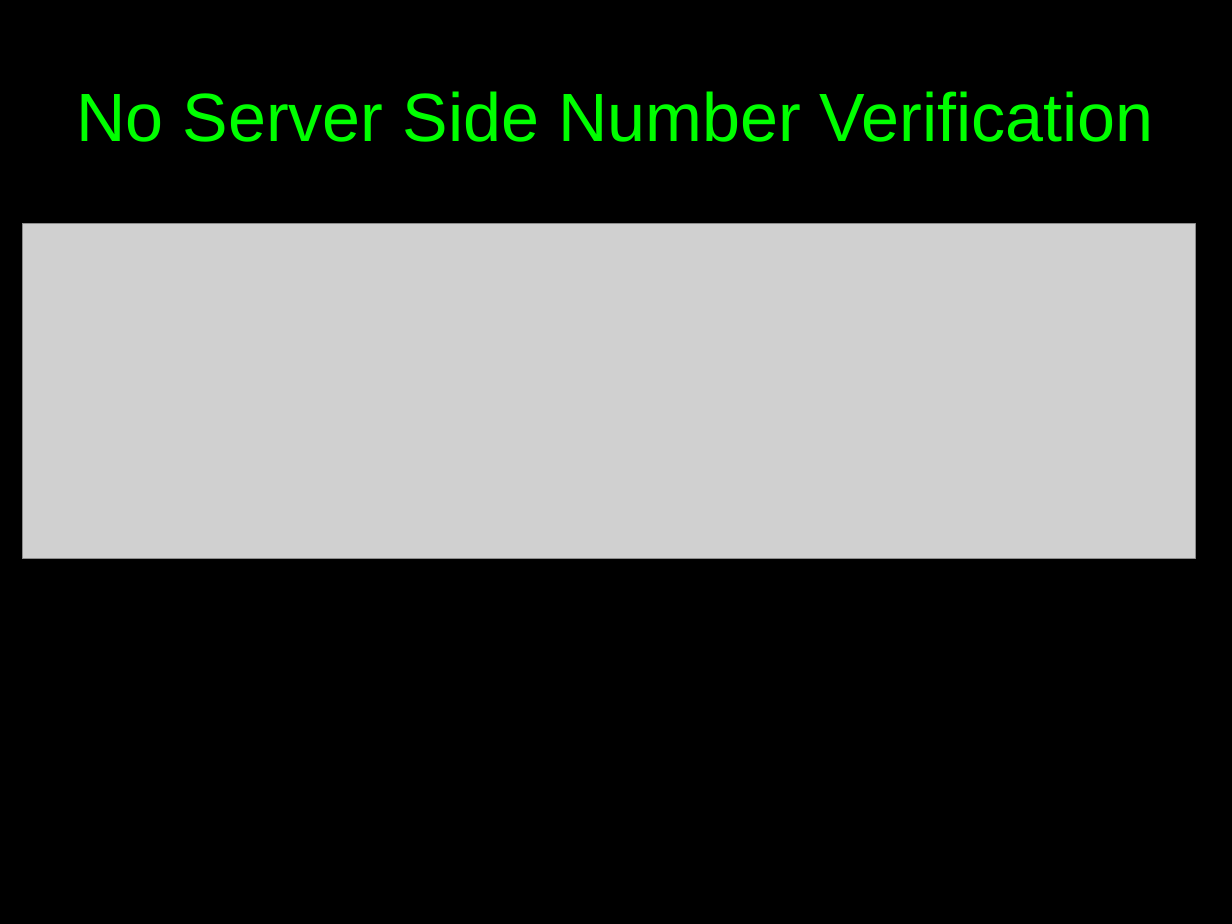
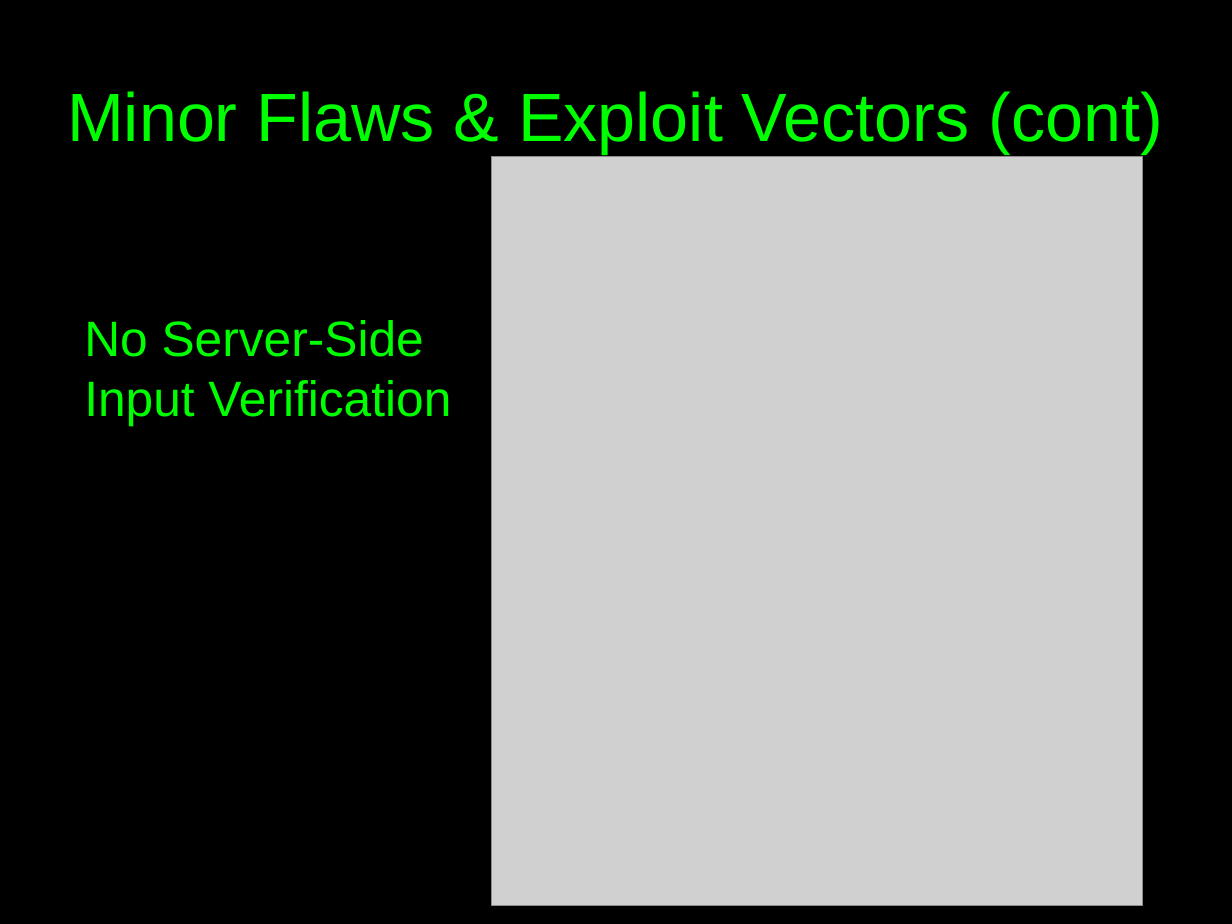
Before and after one commit to c00w/Crypto-Final-Project, a slide deck: slide 5 of Attack Presentation.odp (slide 3 before the commit). Drawn at 1232x924 pixels with LibreOffice and Linux fonts; fonts in the diff are those of the drawing; grey boxes stand for pictures. Boxes give left, top, right and bottom in pixels: in the first picture for what was removed or moved away, otherwise in the second. Text is boxed around its words. In the diff, an @@ line names an element or a change of style, - is before the commit and + after.

```diff
--- a/Attack Presentation.odp
+++ b/Attack Presentation.odp
@@ title at [67,91,1162,153]: text changed @@
-No Server Side Number Verification
+Minor Flaws & Exploit Vectors (cont)
@@ picture: place and size @@
-picture at [22,224,1196,559]
+picture at [492,157,1143,906]
@@ text added at [84,320,451,426], 32 pt, text #00FF00 @@
+No Server-Side
+Input Verification
```
Also in this commit, not shown: 5 other slides changed, 9 slides added, 6 slides removed, 2 other files.
